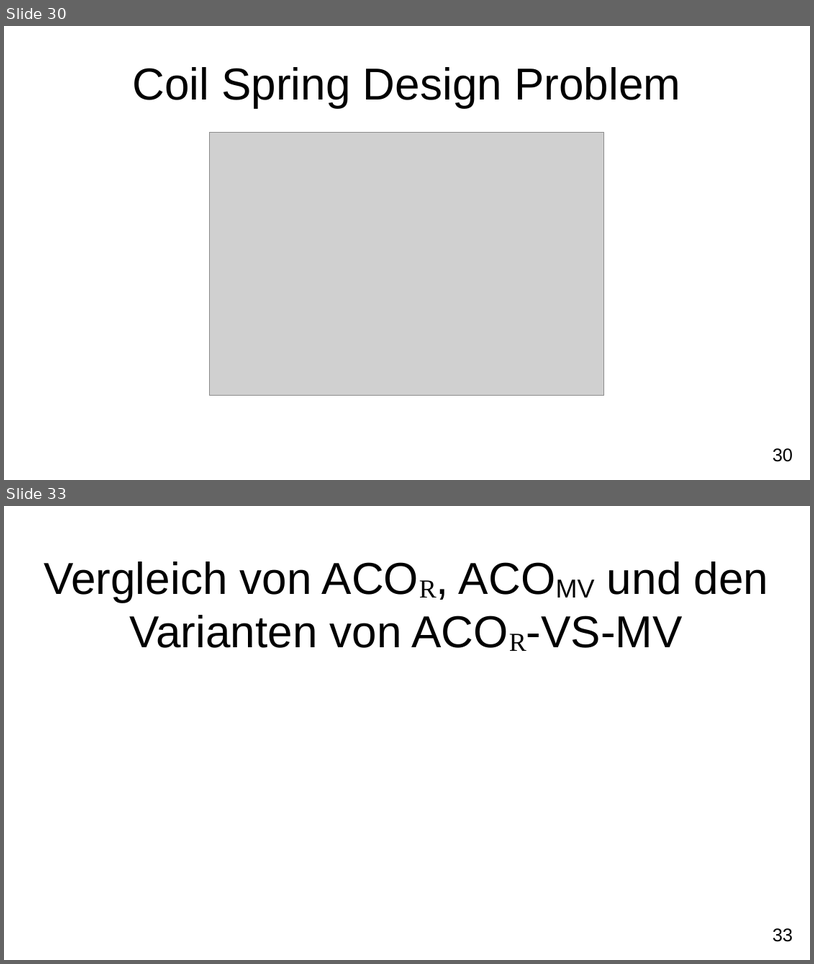
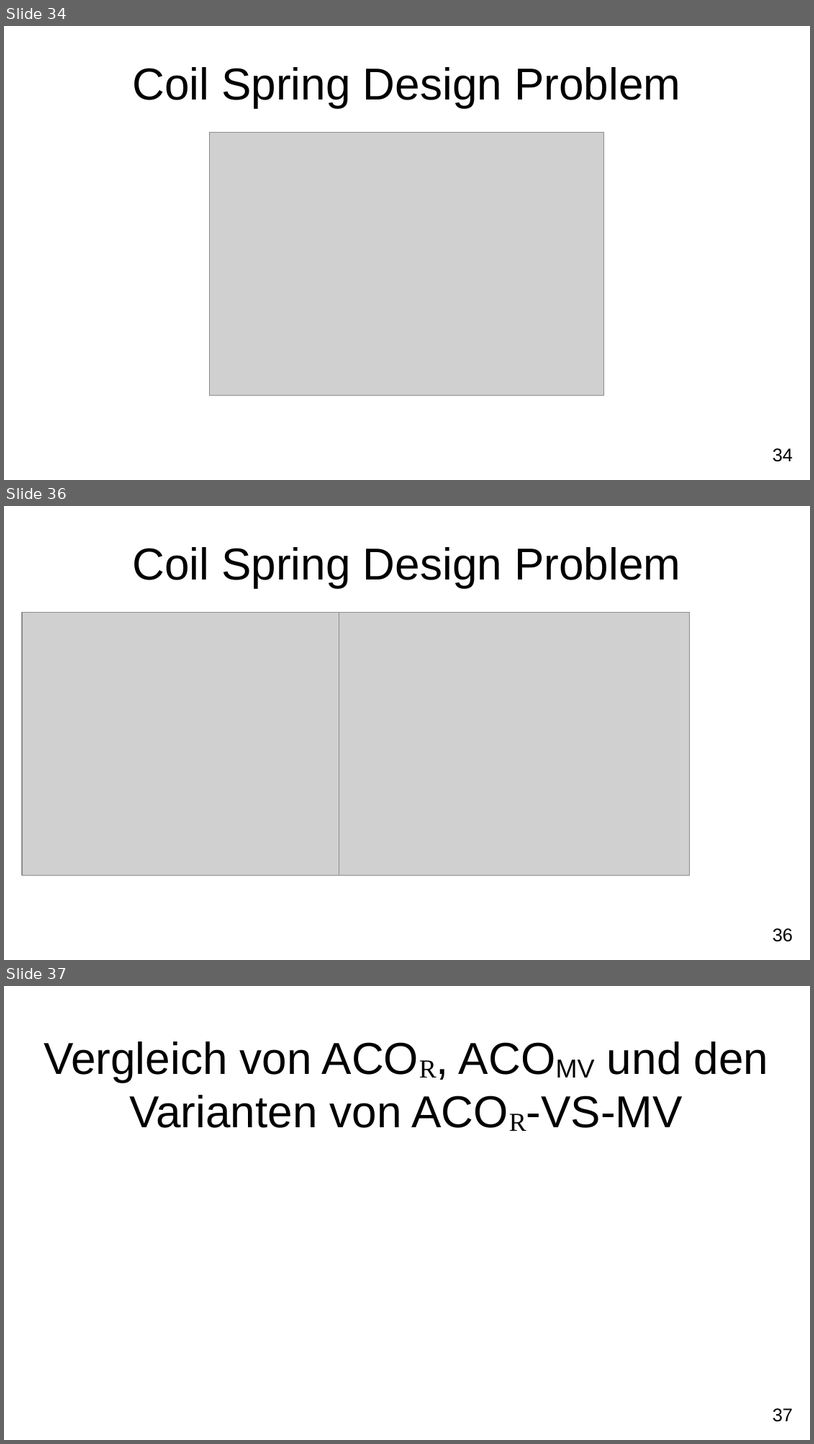
Before and after one commit to FXJackAll/Masterarbeit_Code, a slide deck: Masterarbeit_Verteidigung/Masterarbeit_Verteidigung.odp. Shown one above the other, each under a label of ours: slides 30 and 33 before the commit, slides 34, 36 and 37 after it; the slides between them are not shown. The pictures are 814x964 and 814x1444 pixels, drawn with LibreOffice and Linux fonts; fonts in the diff are those of the drawing; grey boxes stand for pictures; background and template pictures are left out. Boxes give left, top, right and bottom in pixels: in the first picture for what was removed or moved away, otherwise in the second. Text is boxed around its words. In the diff, an @@ line names an element or a change of style, - is before the commit and + after.

```diff
--- a/Masterarbeit_Verteidigung/Masterarbeit_Verteidigung.odp
+++ b/Masterarbeit_Verteidigung/Masterarbeit_Verteidigung.odp
@@ slide 36 added at [4,506,810,960], background #FFFFFF; not listed: 1 template element that a slide beside it also shows @@
@@ title added at [132,547,681,587], 44 pt, text #000000 @@
+Coil Spring Design Problem
@@ picture added at [22,612,373,875] @@
@@ picture added at [339,612,689,875] @@
@@ what was slide 30 is now slide 34 @@
@@ page number at [773,448,793,462]: text changed @@
-30
+34
@@ what was slide 33 is now slide 37 @@
@@ page number at [773,1408,793,1422]: text changed @@
-33
+37
```
Also in this commit, not shown: 10 slides changed, 12 other slides added, 4 slides removed, 8 other files.
